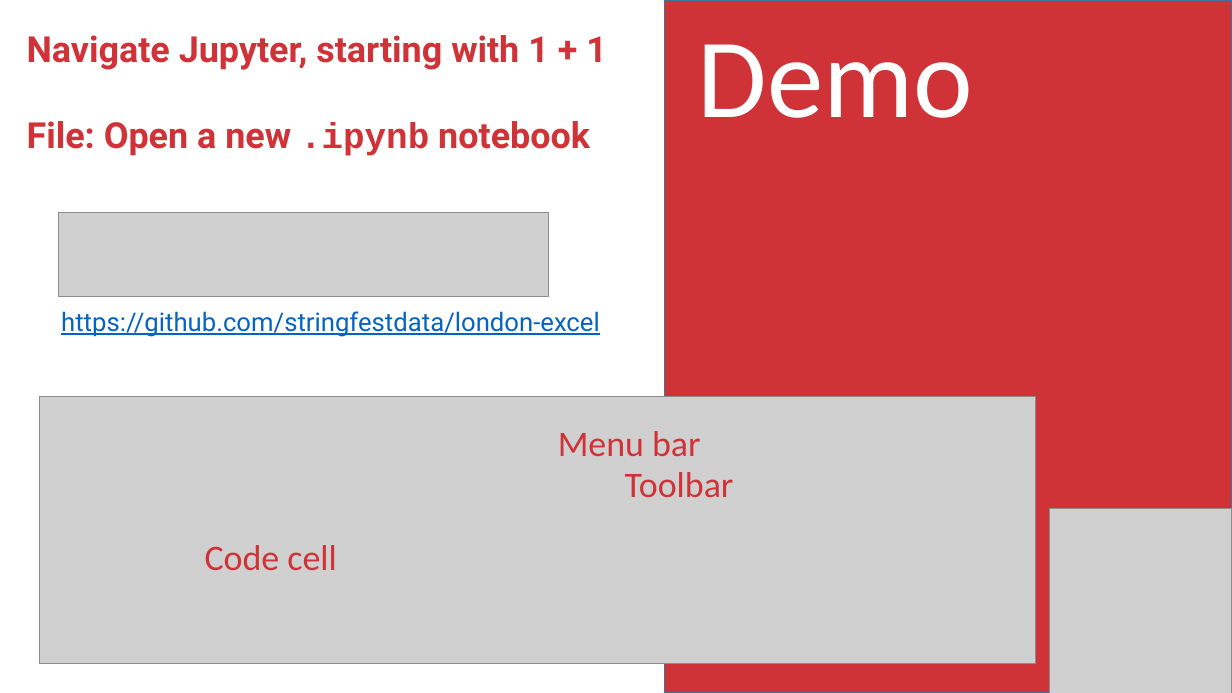
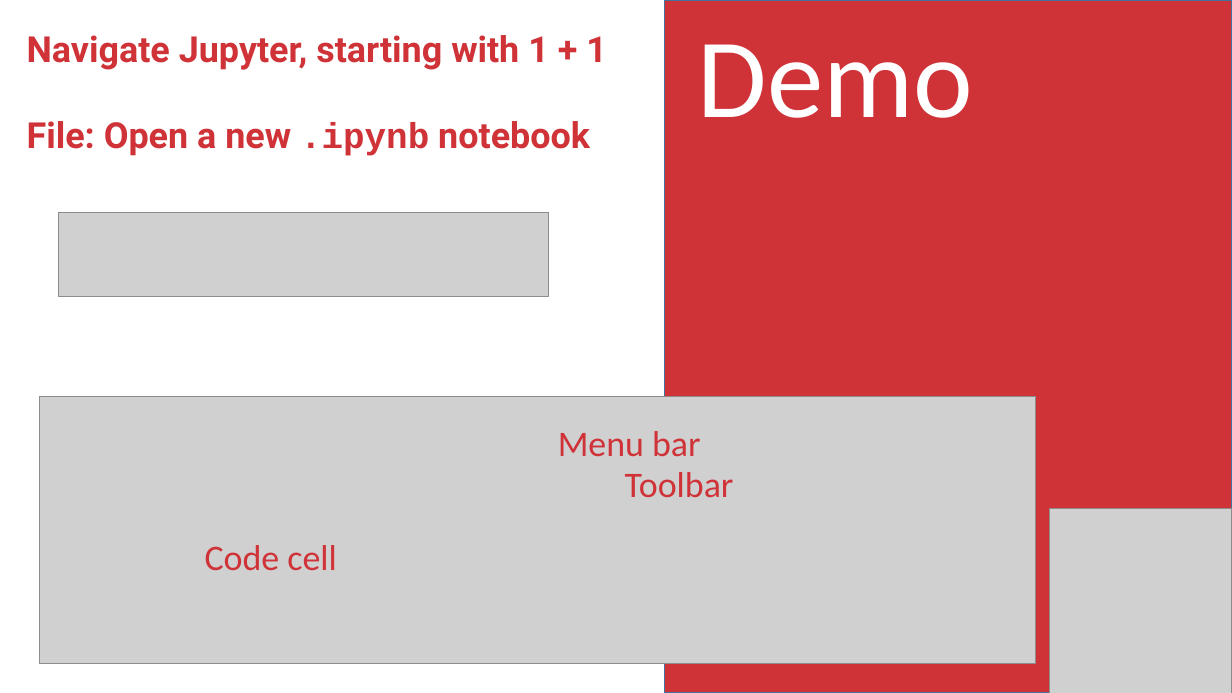
Before and after one commit to stringfestdata/lagos-meetup, a slide deck: slide 19 of advancing-into-analytics-lagos.pptx. Drawn at 1232x693 pixels with LibreOffice and Linux fonts; fonts in the diff are those of the drawing; grey boxes stand for pictures. Boxes give left, top, right and bottom in pixels: in the first picture for what was removed or moved away, otherwise in the second. Text is boxed around its words. In the diff, an @@ line names an element or a change of style, - is before the commit and + after.

```diff
--- a/advancing-into-analytics-lagos.pptx
+++ b/advancing-into-analytics-lagos.pptx
@@ text removed at [61,311,600,337] @@
-https://github.com/stringfestdata/london-excel
```
Also in this commit, not shown: 3 other slides changed.
